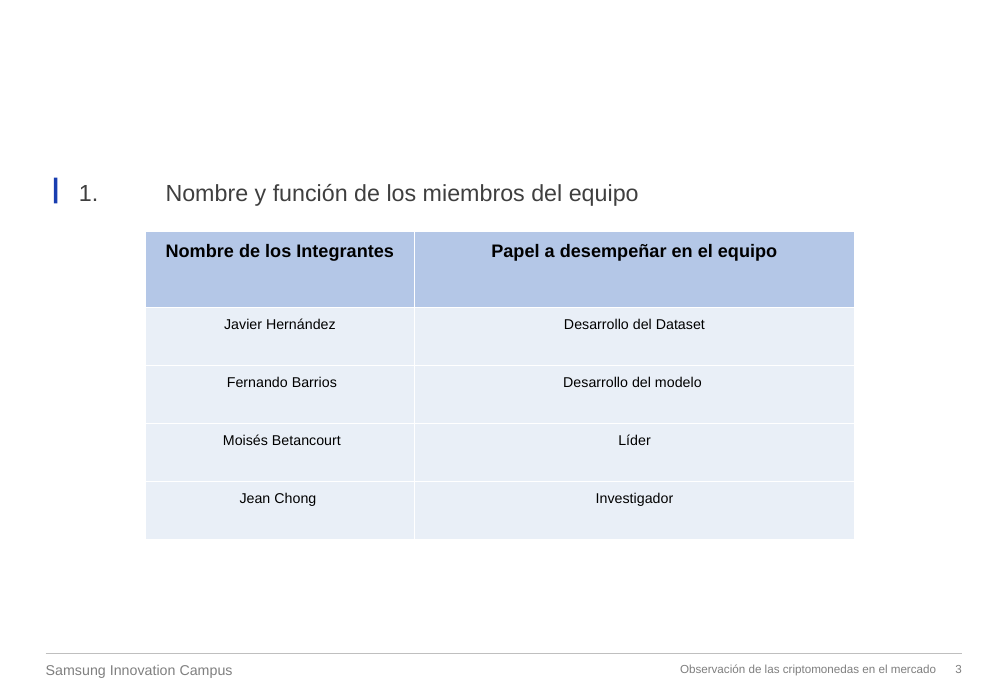
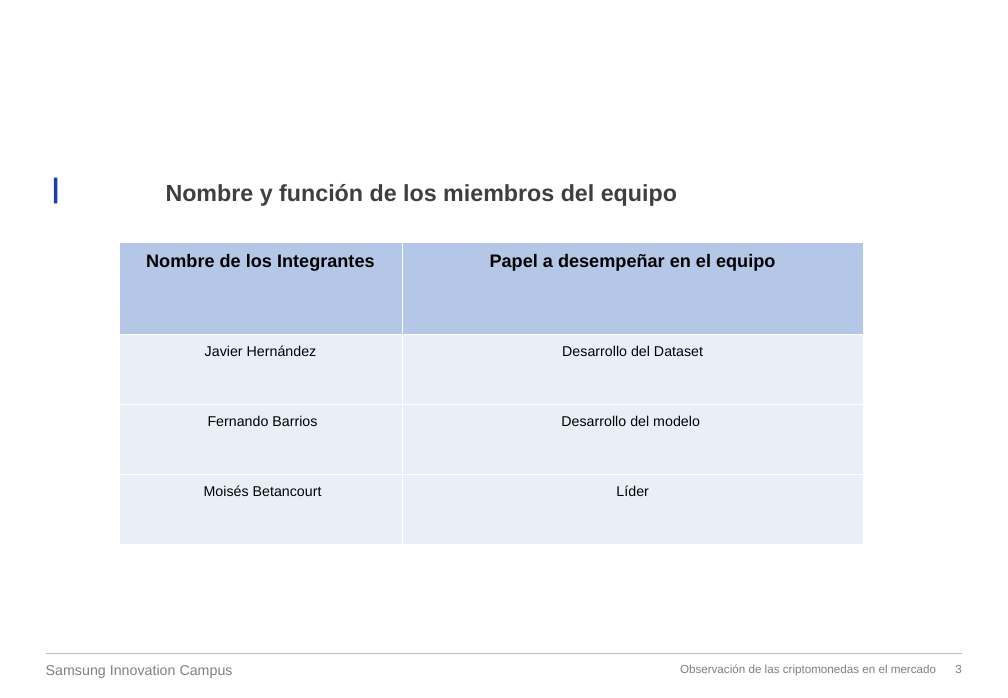
Before and after one commit to Moisinho/Proyecto-IA-Samsung, a slide deck: slide 3 of Reconocimiento de Medicamentos con IA.pptx. Drawn at 1008x698 pixels with LibreOffice and Linux fonts; fonts in the diff are those of the drawing; background and template pictures are left out. Boxes give left, top, right and bottom in pixels: in the first picture for what was removed or moved away, otherwise in the second. Text is boxed around its words. In the diff, an @@ line names an element or a change of style, - is before the commit and + after.

```diff
--- a/Reconocimiento de Medicamentos con IA.pptx
+++ b/Reconocimiento de Medicamentos con IA.pptx
@@ text at (166,184,677,206): text changed; bold on @@
-1. Nombre y función de los miembros del equipo
+Nombre y función de los miembros del equipo
@@ table at (119,242,864,544) @@
-row 5: Jean Chong | Investigador
@@ table: place and size @@
-table at (145,231,854,539)
+table at (119,242,864,544)
```
Also in this commit, not shown: 5 other slides changed, 3 slides added, 5 slides removed, 5 other files.
